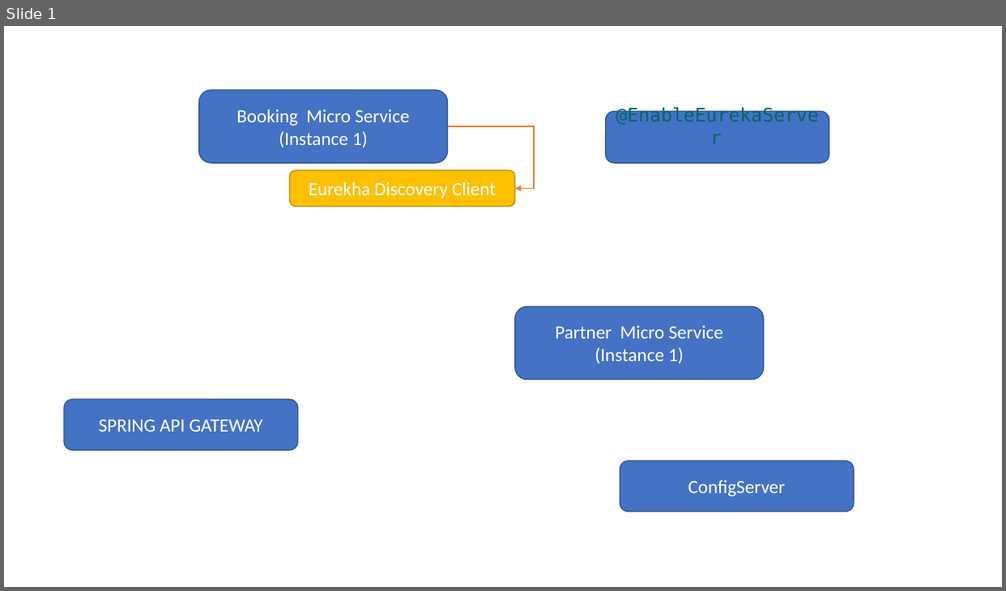
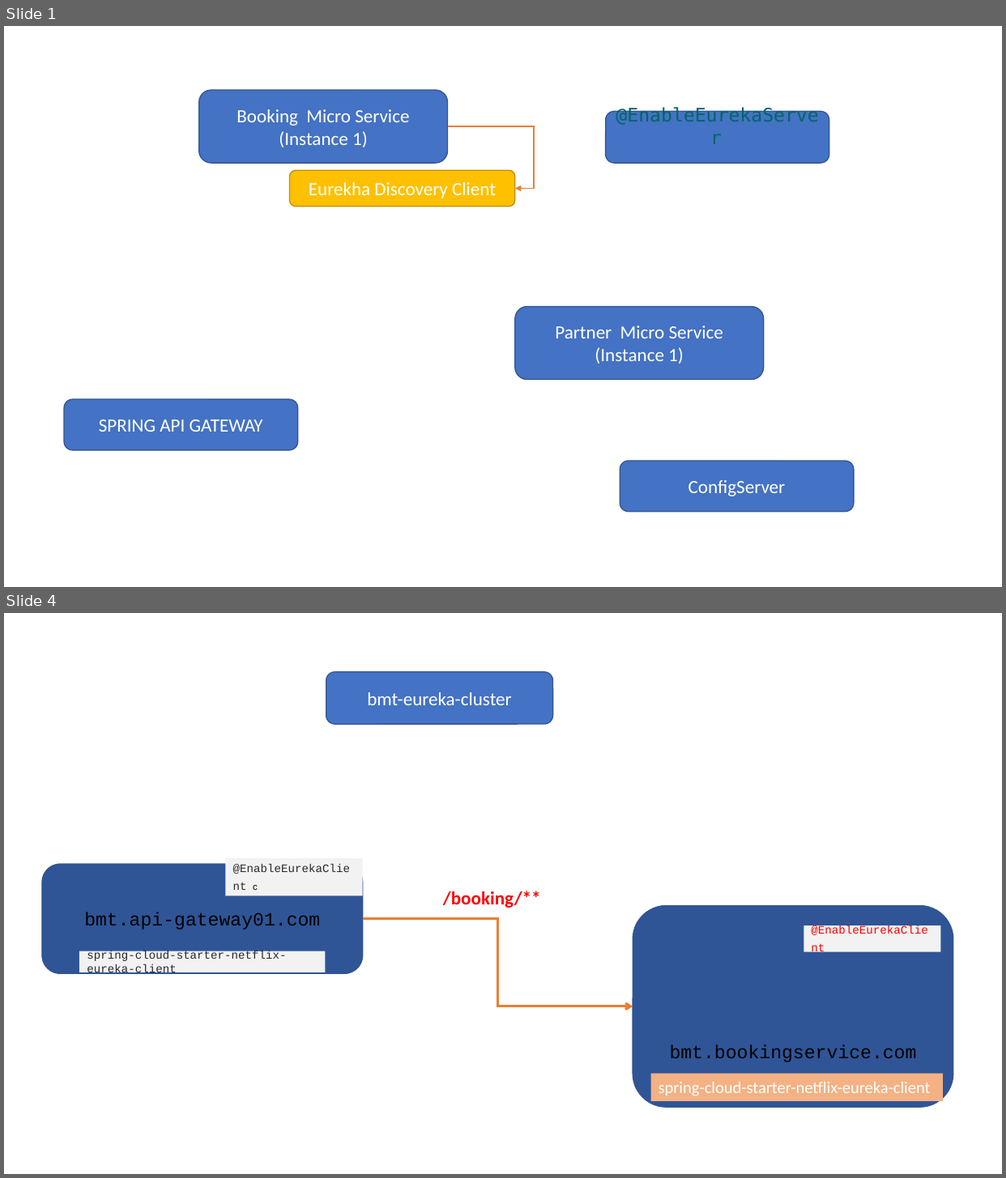
Before and after one commit to rkumar-bengaluru/algoes, a slide deck: src/spring/spring.boot.pptx. Shown one above the other, each under a label of ours: slide 1 before the commit, slides 1 and 4 after it; the slides between them are not shown. The pictures are 1006x591 and 1006x1178 pixels, drawn with LibreOffice and Linux fonts; fonts in the diff are those of the drawing. Boxes give left, top, right and bottom in pixels: in the first picture for what was removed or moved away, otherwise in the second. Text is boxed around its words. In the diff, an @@ line names an element or a change of style, - is before the commit and + after.

Commit message:
cloud

```diff
--- a/src/spring/spring.boot.pptx
+++ b/src/spring/spring.boot.pptx
@@ slide 4 added at <box>4,613,1002,1174</box>, background #FFFFFF @@
@@ rounded rectangle added at <box>326,672,552,725</box>, fill #4472C4, outline #325491 1 pt, 18 pt, text #FFFFFF @@
+bmt-eureka-cluster
@@ rounded rectangle added at <box>42,865,363,973</box>, fill #2F5597, outline #325491 1 pt, 18 pt, text #000000 @@
+bmt.api-gateway01.com
@@ rectangle added at <box>226,858,363,896</box>, fill #F2F2F2, 11 pt, text #292929 @@
+@EnableEurekaClient c
@@ text added at <box>443,891,541,908</box>, 18 pt, text #FF0000, bold @@
+/booking/**
@@ elbow arrow added from (363, 919) to (633, 1007), #ED7D31 2.25 pt @@
@@ rounded rectangle added at <box>633,905,953,1107</box>, fill #2F5597, outline #325491 1 pt, 18 pt, text #000000 @@
+bmt.bookingservice.com
@@ rectangle added at <box>803,926,940,952</box>, fill #F2F2F2, 11 pt, text #FF0000 @@
+@EnableEurekaClient
@@ rectangle added at <box>79,952,325,973</box>, fill #F2F2F2, 11 pt, text #24292F @@
+spring-cloud-starter-netflix-eureka-client
@@ rectangle added at <box>651,1074,943,1102</box>, fill #F4B183, 16 pt, text #FFFFFF @@
+spring-cloud-starter-netflix-eureka-client
```
Also in this commit, not shown: 1 slide changed, 1 other slide added, 1 slide removed, 5 other files.
